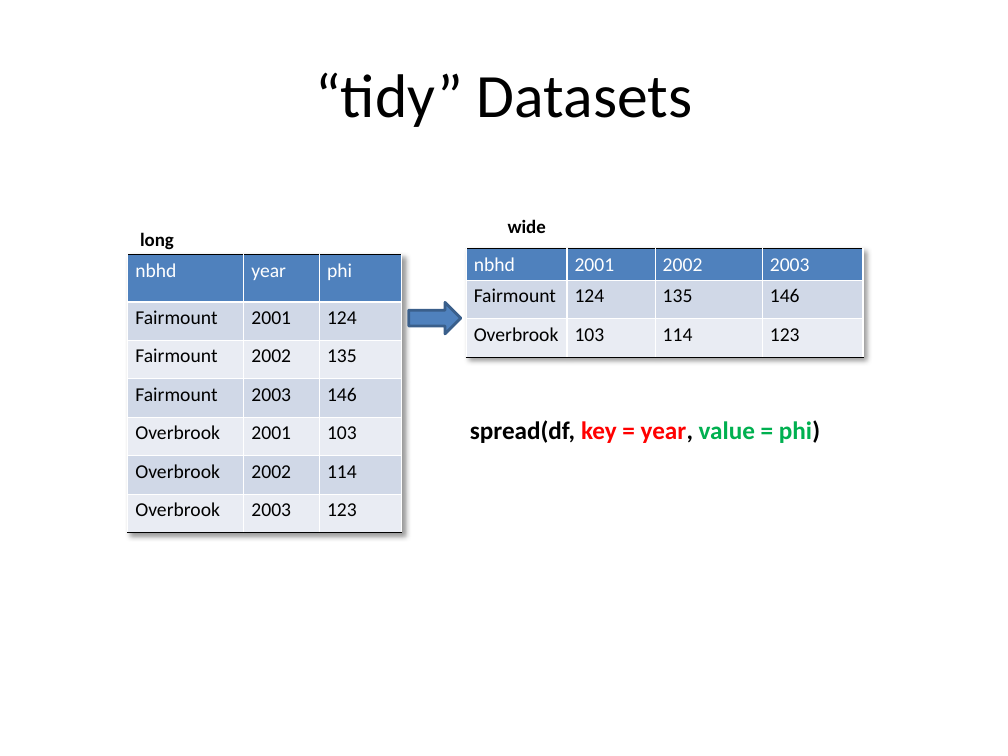
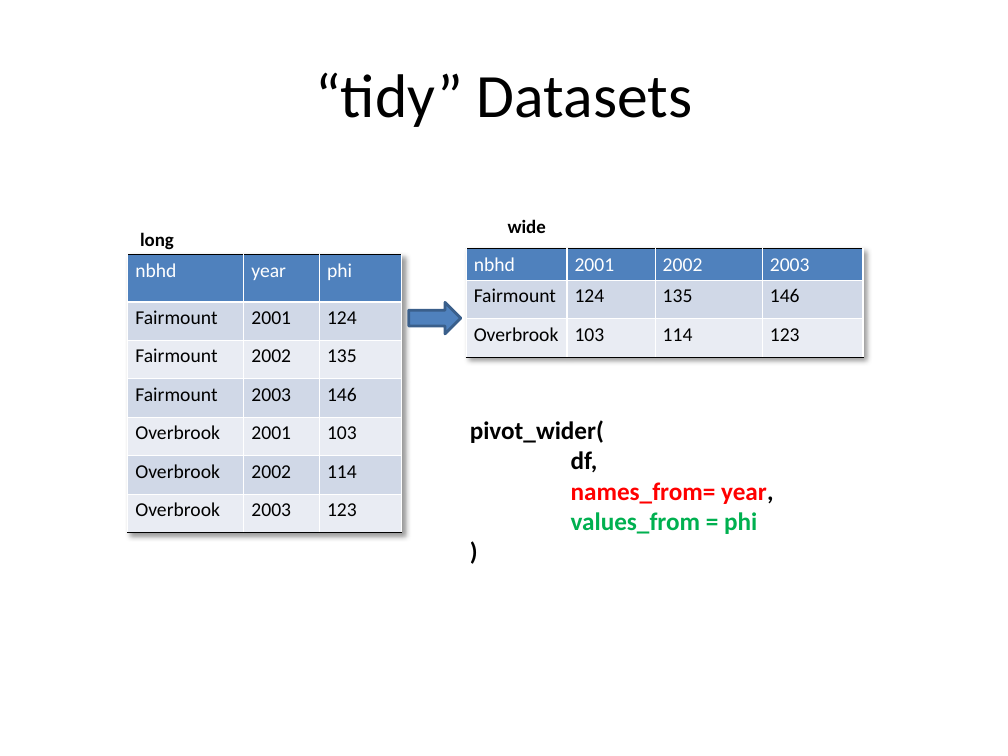
Before and after one commit to jtannen/r-for-datascience, a slide deck: slide 24 of session-3-wrangling/session-3-wrangling.pptx. Drawn at 1008x756 pixels with LibreOffice and Linux fonts; fonts in the diff are those of the drawing. Boxes give left, top, right and bottom in pixels: in the first picture for what was removed or moved away, otherwise in the second. Text is boxed around its words. In the diff, an @@ line names an element or a change of style, - is before the commit and + after.

```diff
--- a/session-3-wrangling/session-3-wrangling.pptx
+++ b/session-3-wrangling/session-3-wrangling.pptx
@@ text at [470,420,773,534]: text changed @@
-spread(df, key = year, value = phi)
+pivot_wider(
+df,
+names_from= year,
+values_from = phi
+)
```
Also in this commit, not shown: 3 other slides changed, 9 other files.
